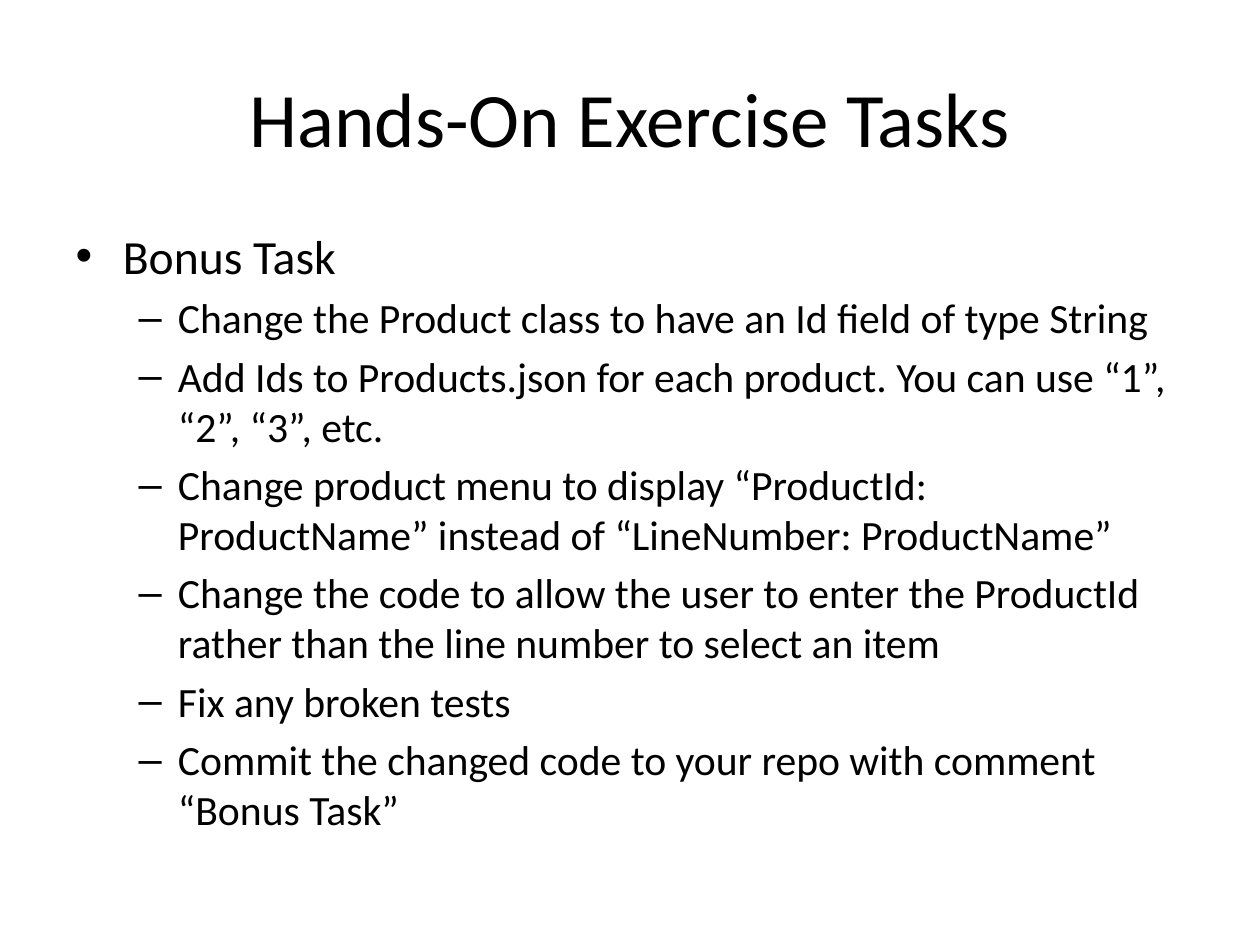
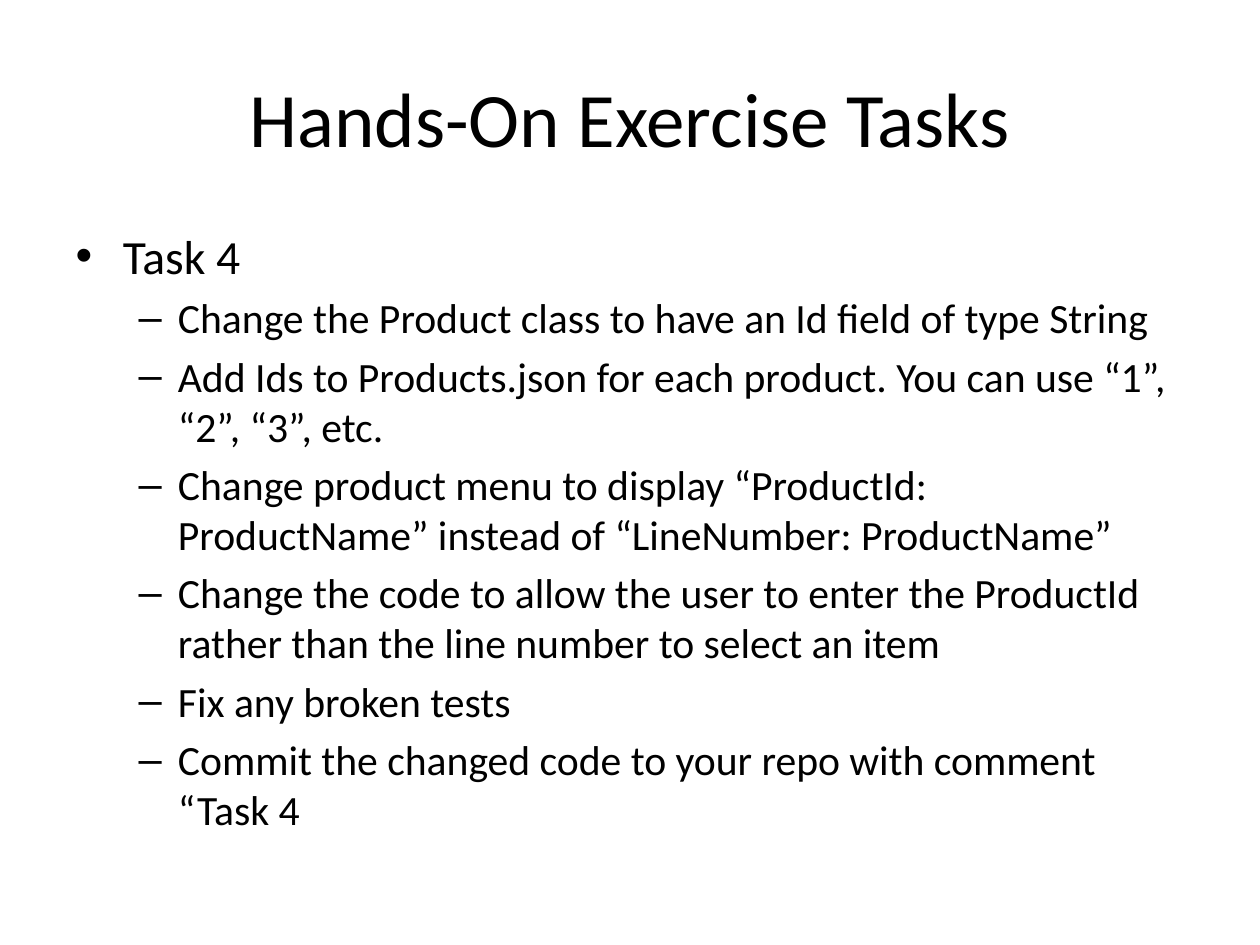
Before and after one commit to bkraitberg/refactoring-training-2.0, a slide deck: slide 32 of Docs/Refactoring-2.0.pptx (slide 33 before the commit). Drawn at 1260x945 pixels with LibreOffice and Linux fonts; fonts in the diff are those of the drawing. Boxes give left, top, right and bottom in pixels: in the first picture for what was removed or moved away, otherwise in the second. Text is boxed around its words. In the diff, an @@ line names an element or a change of style, - is before the commit and + after.

```diff
--- a/Docs/Refactoring-2.0.pptx
+++ b/Docs/Refactoring-2.0.pptx
@@ text at (x1=123, y1=241, x2=240, y2=275): text changed @@
-• Bonus Task
+• Task 4
@@ text at (x1=178, y1=746, x2=1096, y2=826): text changed @@
-  – Commit the changed code to your repo with comment “Bonus Task”
+  – Commit the changed code to your repo with comment “Task 4
```
Also in this commit, not shown: 2 other slides changed.
